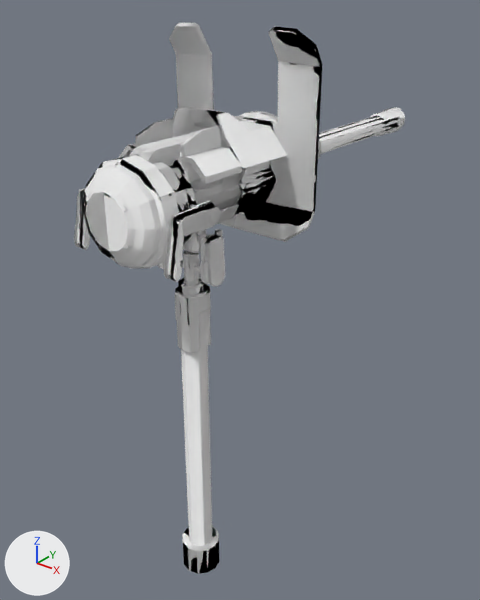
Renders of the glTF model models/mg-emplacement-light-fusion-cycler.glb from each side of a commit.
One viewpoint serves both versions: a 50 mm camera at (1.28, -1.95, 1.01) aimed at (-0.12, -0.19, -0.07). The lights are fixed; the arrows at lower left show +X, +Y and +Z. The first picture is the older version. Vertices at exactly the same position are counted once.

The first picture shows 'g_gun'.
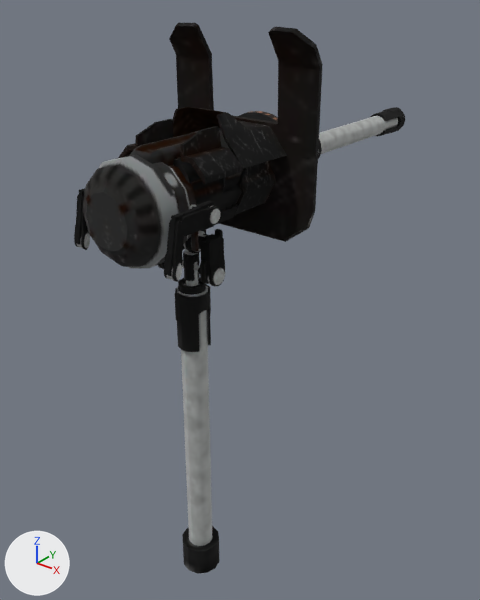
Edits to the scene script, one JSON object a line:
```json
{"op": "add", "block": "img_0x6983ba4ed61be1aa", "code": ["img_0x6983ba4ed61be1aa = load_image('0x6983ba4ed61be1aa', '_unpacked/0x6983ba4ed61be1aa', 2048, 2048, 'sRGB')"]}
{"block": "mat_m_cyborg_emplacement_mg_0x6983ba4ed61be1aa", "where": "n0 = _N.new('ShaderNodeBsdfPrincipled'); n0.name = 'Principled BSDF'"}
{"op": "remove", "block": "mat_m_cyborg_emplacement_mg_0x6983ba4ed61be1aa", "code": "n0.inputs[0].default_value = (1.0, 1.0, 1.0, 1.0)  # 'Base Color', white #ffffff"}
{"op": "remove", "block": "mat_m_cyborg_emplacement_mg_0x6983ba4ed61be1aa", "code": "n2 = _N.new('ShaderNodeNormalMap'); n2.name = 'Normal Map'"}
{"op": "remove", "block": "mat_m_cyborg_emplacement_mg_0x6983ba4ed61be1aa", "code": "n2.uv_map = 'UVMap'"}
{"block": "mat_m_cyborg_emplacement_mg_0x6983ba4ed61be1aa", "where": "n3 = _N.new('ShaderNodeTexImage'); n3.name = 'Image Texture'"}
{"op": "set", "path": "n3.image", "old": "img_0x3803106ab1484acb", "new": "img_0x6983ba4ed61be1aa"}
{"op": "add", "block": "mat_m_cyborg_emplacement_mg_0x6983ba4ed61be1aa", "code": "n4 = _N.new('ShaderNodeUVMap'); n4.name = 'UV Map'"}
{"op": "add", "block": "mat_m_cyborg_emplacement_mg_0x6983ba4ed61be1aa", "code": "n4.uv_map = 'UVMap.001'"}
{"op": "remove", "block": "mat_m_cyborg_emplacement_mg_0x6983ba4ed61be1aa", "code": "_L.new(n2.outputs[0], n0.inputs[5])  # 'Normal' to 'Normal'"}
{"op": "remove", "block": "mat_m_cyborg_emplacement_mg_0x6983ba4ed61be1aa", "code": "_L.new(n3.outputs[0], n2.inputs[1])  # 'Color' to 'Color'"}
{"op": "add", "block": "mat_m_cyborg_emplacement_mg_0x6983ba4ed61be1aa", "code": "_L.new(n3.outputs[0], n0.inputs[0])  # 'Color' to 'Base Color'"}
{"op": "add", "block": "mat_m_cyborg_emplacement_mg_0x6983ba4ed61be1aa", "code": "_L.new(n4.outputs[0], n3.inputs[0])  # 'UV' to 'Vector'"}
{"block": "me_g_gun", "where": "me_g_gun.from_pydata(...)  # 3851 vertices, 7430 faces; spans x -0.27..0.27, y -0.89..0.72, z -1.0..0.89"}
{"block": "me_g_gun", "where": "# used by ob_g_gun; location = (0.0, 0.0, 0.0)"}
{"block": "me_g_gun", "change": "me_g_gun part 1: texture (UV) coordinates changed"}
```

Changed parts and their boxes [x1, y1, x2, y2] in the pictures (480 x 600 px):
```json
{"object": "g_gun", "change": "surface changed", "before": [74, 23, 405, 573], "after": [74, 23, 405, 573], "on screen": "grey to black"}
```
